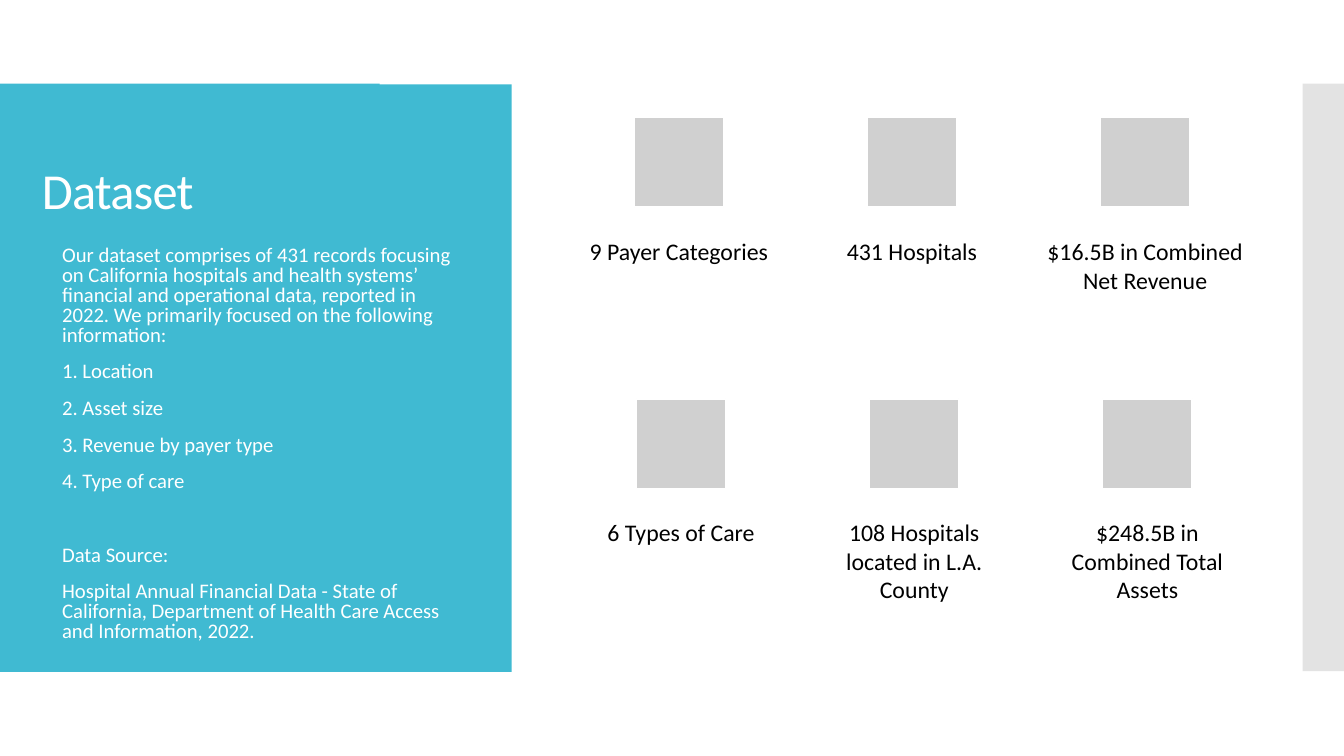
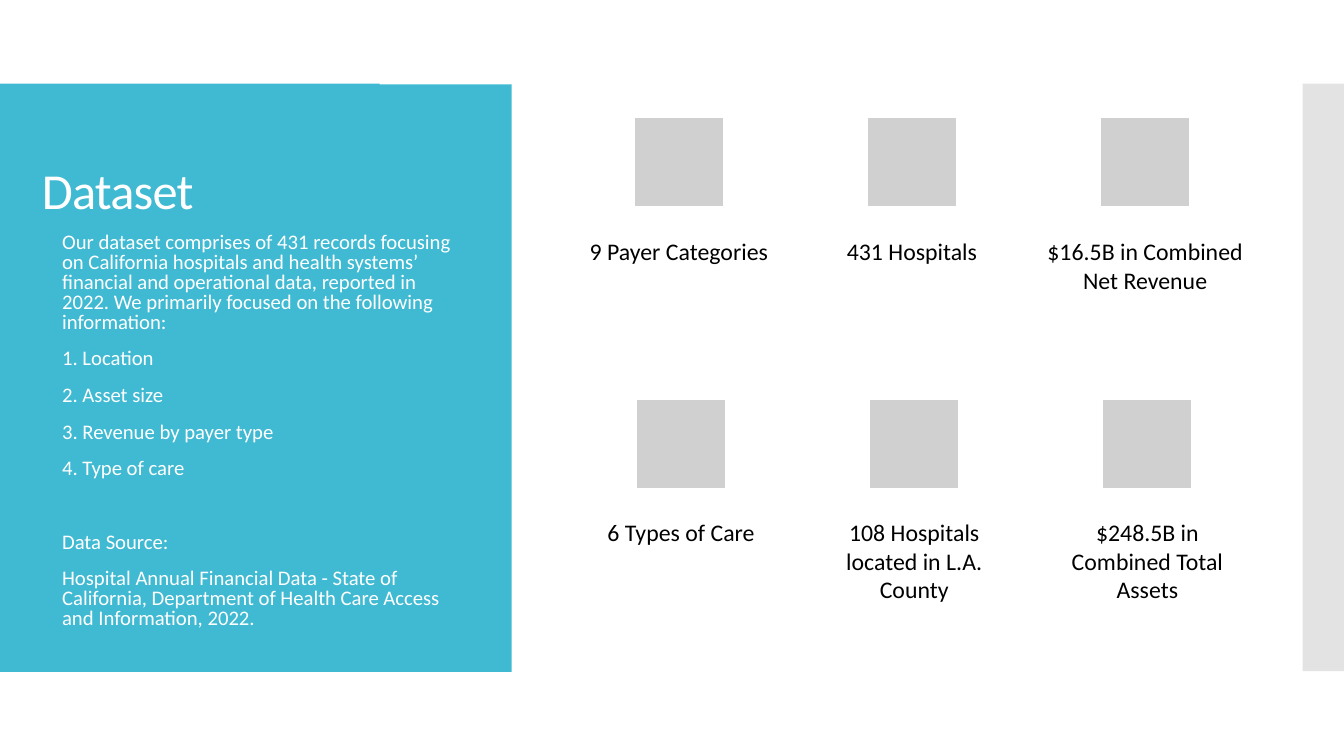
Before and after one commit to manuel-sosa/project3_data_viz, a slide deck: slide 4 of Jenae/Project 3 - California Hospital Performance Comparison.pptx. Drawn at 1344x756 pixels with LibreOffice and Linux fonts; fonts in the diff are those of the drawing; grey boxes stand for pictures. Boxes give left, top, right and bottom in pixels: in the first picture for what was removed or moved away, otherwise in the second. Text is boxed around its words. In the diff, an @@ line names an element or a change of style, - is before the commit and + after.

```diff
--- a/Jenae/Project 3 - California Hospital Performance Comparison.pptx
+++ b/Jenae/Project 3 - California Hospital Performance Comparison.pptx
@@ text "Our dataset comprises of 431 ...": place and size @@
-text "Our dataset comprises of 431 ..." at (62, 247, 451, 641)
+text "Our dataset comprises of 431 ..." at (62, 234, 451, 628)
```
Also in this commit, not shown: 1 other slide changed, 4 other files.
